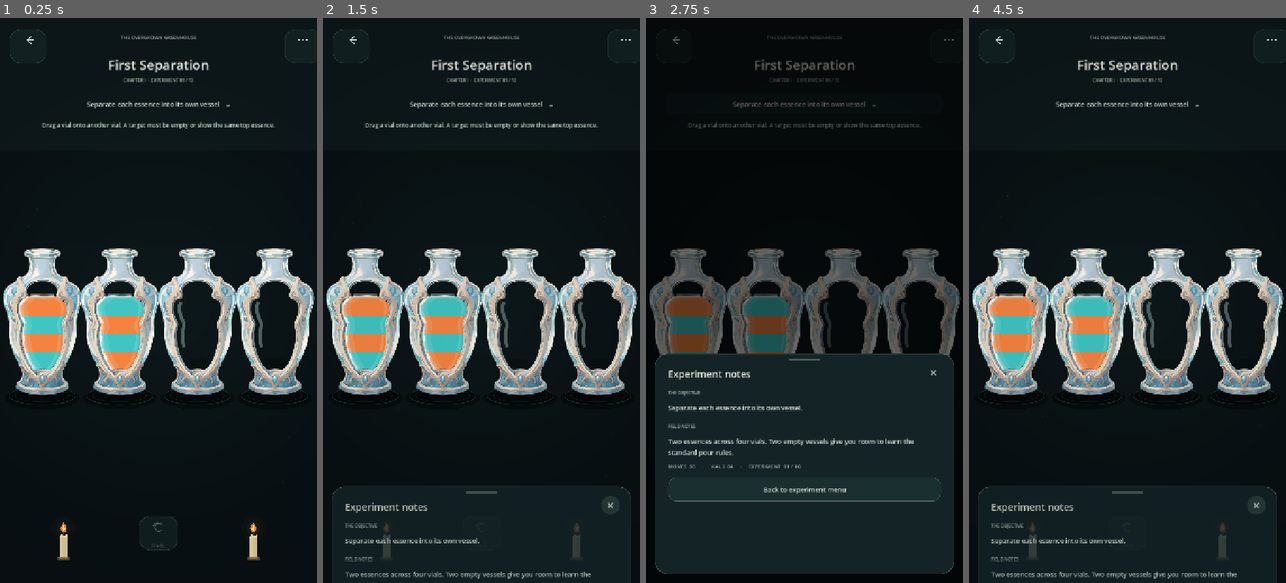
Above: before the commit, frames 1-4 (left to right).
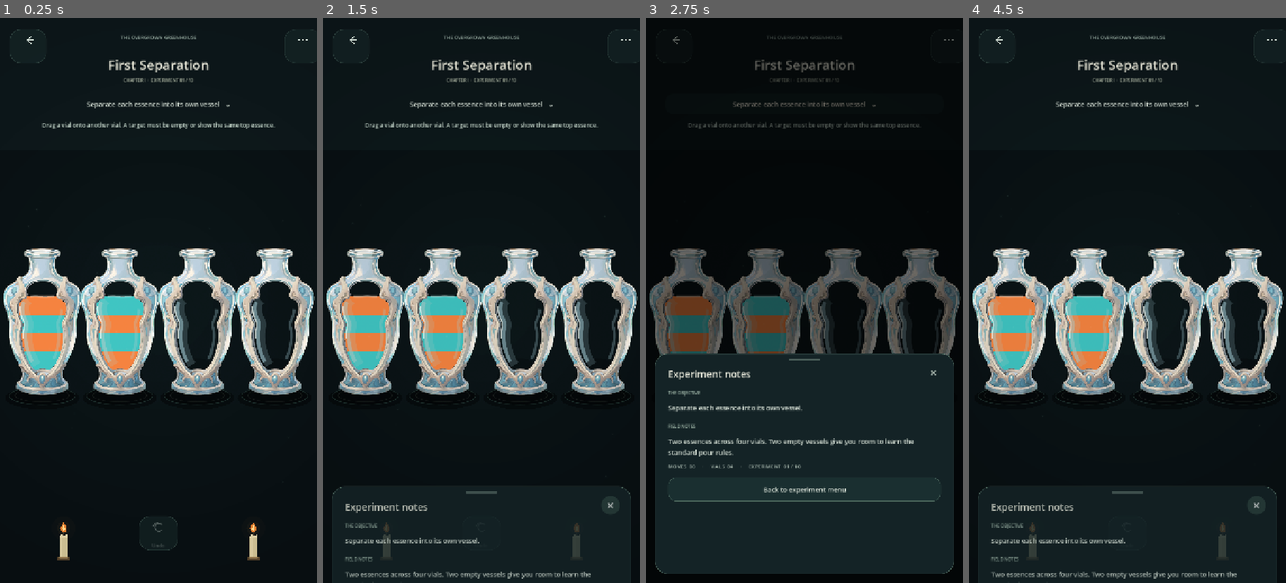
Above: after the commit, the same moments.

Repository: Kryodo/spell-sort-game
Game: Godot game, scene res://scenes/dark_sorting_slots_prototype.tscn
Same seed, same stepped clock (60 frames per second), same inputs: the game is played once before the commit and once after it. This scene is started directly instead of the project's main scene.
Inputs:
- Up to frame 1 (0.25 s): no input
- Up to frame 2 (1.5 s): click "Separate each essence into it…" at 0.5 s; click "×" at 1.25 s
- Up to frame 3 (2.75 s): click "Separate each essence into it…" at 2 s
- Up to frame 4 (4.5 s): click "×" at 2.75 s; click "Separate each essence into it…" at 3.5 s; click "×" at 4.25 s

The runs differ from the first frame. In frame 1, 1.5% of the frame differs, in the area x 6-94%, y 48-63%; in frame 2, 1.5%; in frame 3, 0.5%; in frame 4, 1.5%.

Commit message:
Keep glass reflections fixed across liquid fill states

Diff:
--- a/scripts/asset_fantasy_alchemy_bottle.gd
+++ b/scripts/asset_fantasy_alchemy_bottle.gd
@@ -31,6 +31,11 @@
 var _window_bottom_ratio: float = 0.76
 var _mouth_y_ratio: float = 0.065
 var _mouth_width_ratio: float = 0.15
+# Static chamber highlight paths are built once per vial instance, not every draw.
+var _glass_halo_left := PackedVector2Array()
+var _glass_main_left := PackedVector2Array()
+var _glass_core_left := PackedVector2Array()
+var _glass_bounce_right := PackedVector2Array()
 
 
 func _ready() -> void:
@@ -56,6 +61,7 @@
 	var cache_key: int = vial_art.get_instance_id()
 	if _texture_analysis_cache.has(cache_key):
 		_apply_cached_analysis(_texture_analysis_cache[cache_key])
+		_build_static_reflection_geometry()
 		return
 
 	var source_image: Image = vial_art.get_image()
@@ -162,6 +168,7 @@
 	_window_top_ratio = maxf(0.0, _window_profile[0].x - 1.25 / float(image_height))
 	_window_bottom_ratio = minf(1.0, _window_profile[-1].x + 1.25 / float(image_height))
 	_detect_mouth(source_image, x_min, x_max, centre_x, search_radius)
+	_build_static_reflection_geometry()
 
 	_texture_analysis_cache[cache_key] = {
 		"profile": _window_profile,
@@ -586,54 +593,66 @@
 	_draw_chamber_reflections(rect)
 
 
+func _build_static_reflection_geometry() -> void:
+	_glass_halo_left.clear()
+	_glass_main_left.clear()
+	_glass_core_left.clear()
+	_glass_bounce_right.clear()
+	if _window_profile.size() < 8 or vial_art == null:
+		return
+
+	var rect := _get_vessel_rect()
+	# These paths belong to the glass silhouette. They never depend on fill
+	# height or liquid-layer boundaries.
+	_glass_halo_left = _chamber_edge_points(rect, true, 0.06, 0.94, rect.size.x * 0.040)
+	_glass_main_left = _chamber_edge_points(rect, true, 0.08, 0.90, rect.size.x * 0.022)
+	_glass_core_left = _chamber_edge_points(rect, true, 0.14, 0.58, rect.size.x * 0.008)
+	_glass_bounce_right = _chamber_edge_points(rect, false, 0.18, 0.86, rect.size.x * 0.026)
+
+
 func _draw_chamber_reflections(rect: Rect2) -> void:
-	if _window_profile.size() < 8:
-		return
-
+	if _glass_main_left.size() < 8:
+		return
+
+	var reflection_color: Color = _get_liquid_reflection_color()
+	var halo_color := Color(reflection_color.r, reflection_color.g, reflection_color.b, 0.20)
+	var main_color := Color(reflection_color.r, reflection_color.g, reflection_color.b, 0.52)
+	var right_color := Color(reflection_color.r, reflection_color.g, reflection_color.b, 0.30)
+
+	# The same glass highlights remain visible at every fill level. Only their
+	# tint responds to the mixture inside; the geometry is cached and fixed.
+	draw_polyline(_glass_halo_left, halo_color, maxf(3.0, rect.size.x * 0.050), true)
+	draw_polyline(_glass_main_left, main_color, maxf(1.8, rect.size.x * 0.022), true)
+	draw_polyline(_glass_core_left, Color(0.96, 1.0, 0.98, 0.76), maxf(1.0, rect.size.x * 0.009), true)
+	draw_polyline(_glass_bounce_right, right_color, maxf(1.4, rect.size.x * 0.016), true)
+
+	# This separate, short glint is the liquid meniscus and correctly follows
+	# the liquid surface. It is intentionally much softer than the glass edge.
+	_draw_liquid_surface_reflection(rect)
+
+
+func _get_liquid_reflection_color() -> Color:
+	if _liquid_level <= 0.001 or _visual_contents.is_empty():
+		return Color(0.66, 0.82, 0.86, 1.0)
+
+	var accumulated := Vector3.ZERO
+	var total_weight: float = 0.0
 	var visible_layers: int = mini(int(ceil(_liquid_level)), _visual_contents.size())
-	if visible_layers <= 0:
-		# Empty glass still catches a restrained cool studio highlight.
-		var empty_left := _chamber_edge_points(rect, true, 0.08, 0.70, rect.size.x * 0.035)
-		draw_polyline(empty_left, Color(0.82, 0.94, 0.95, 0.34), maxf(1.8, rect.size.x * 0.020), true)
-		return
-
-	# Reflect each essence on its own vertical section, so a multi-colour vial
-	# does not receive one averaged tint over the entire chamber.
 	for layer_index in range(visible_layers):
-		var amount: float = clampf(_liquid_level - float(layer_index), 0.0, 1.0)
-		if amount <= 0.001:
-			continue
-
-		var section_top: float = 1.0 - (float(layer_index) + amount) / float(CAPACITY)
-		var section_bottom: float = 1.0 - float(layer_index) / float(CAPACITY)
+		var weight: float = clampf(_liquid_level - float(layer_index), 0.0, 1.0)
+		if weight <= 0.001:
+			continue
 		var essence: String = String(_visual_contents[layer_index])
-		var liquid_color: Color = _palette.get(essence, Color(0.45, 0.78, 0.75, 1.0))
-		var reflection_color: Color = _glass_reflection_color(liquid_color)
-
-		var halo_inset: float = rect.size.x * 0.030
-		var main_inset: float = rect.size.x * 0.016
-		var core_inset: float = rect.size.x * 0.006
-		var halo_width: float = maxf(3.0, rect.size.x * 0.045)
-		var main_width: float = maxf(1.8, rect.size.x * 0.018)
-
-		var left_halo := _chamber_edge_points(rect, true, section_top, section_bottom, halo_inset)
-		var left_main := _chamber_edge_points(rect, true, section_top, section_bottom, main_inset)
-		var left_core := _chamber_edge_points(rect, true, section_top, section_bottom, core_inset)
-		var right_bounce := _chamber_edge_points(rect, false, section_top + amount / float(CAPACITY) * 0.10, section_bottom, rect.size.x * 0.020)
-
-		draw_polyline(left_halo, Color(reflection_color.r, reflection_color.g, reflection_color.b, 0.25), halo_width, true)
-		draw_polyline(left_main, Color(reflection_color.r, reflection_color.g, reflection_color.b, 0.62), main_width, true)
-		draw_polyline(left_core, Color(0.94, 0.98, 0.97, 0.78), maxf(1.0, rect.size.x * 0.010), true)
-		draw_polyline(right_bounce, Color(reflection_color.r, reflection_color.g, reflection_color.b, 0.34), maxf(1.4, rect.size.x * 0.014), true)
-
-		# Short specular glints make the glass read as polished instead of outlined.
-		if amount > 0.25:
-			var glint_start: float = lerpf(section_top, section_bottom, 0.18)
-			var glint_end: float = lerpf(section_top, section_bottom, 0.48)
-			var glint := _chamber_edge_points(rect, true, glint_start, glint_end, core_inset + 1.5)
-			draw_polyline(glint, Color(0.98, 1.0, 0.96, 0.92), maxf(1.0, rect.size.x * 0.012), true)
-
-	_draw_liquid_surface_reflection(rect)
+		var essence_color: Color = _palette.get(essence, Color(0.45, 0.78, 0.75, 1.0))
+		accumulated += Vector3(essence_color.r, essence_color.g, essence_color.b) * weight
+		total_weight += weight
+
+	if total_weight <= 0.001:
+		return Color(0.66, 0.82, 0.86, 1.0)
+
+	var average := accumulated / total_weight
+	var liquid_tint := Color(average.x, average.y, average.z, 1.0).lightened(0.30)
+	return Color(0.68, 0.84, 0.88, 1.0).lerp(liquid_tint, 0.38)
 
 
 func _glass_reflection_color(liquid_color: Color) -> Color:
@@ -669,8 +688,8 @@
 		surface_points.append(Vector2(lerpf(left_x, right_x, t), wave_y))
 
 	var surface_color: Color = _glass_reflection_color(_get_top_liquid_color())
-	draw_polyline(surface_points, Color(surface_color.r, surface_color.g, surface_color.b, 0.42), maxf(2.0, rect.size.x * 0.028), true)
-	draw_polyline(surface_points, Color(0.97, 1.0, 0.97, 0.84), maxf(1.0, rect.size.x * 0.010), true)
+	draw_polyline(surface_points, Color(surface_color.r, surface_color.g, surface_color.b, 0.24), maxf(1.2, rect.size.x * 0.016), true)
+	draw_polyline(surface_points, Color(0.97, 1.0, 0.97, 0.48), maxf(0.8, rect.size.x * 0.007), true)
 
 
 func _chamber_edge_points(
